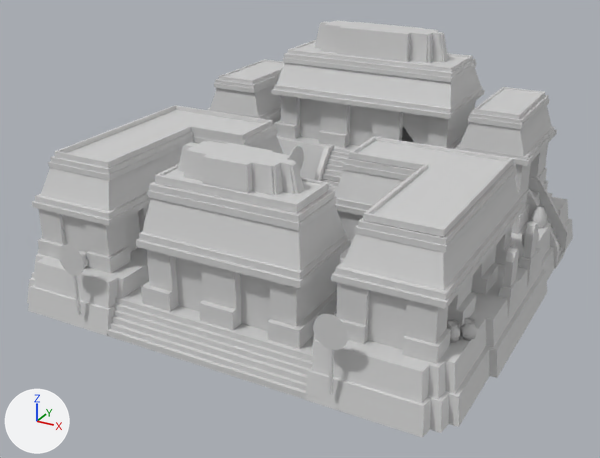
The COLLADA model art/meshes/structural/maya_protoclassic/palacio.dae as it was, and as the next commit left it.
Both versions are drawn from a camera (50 mm lens) standing at (23.0, -45.1, 23.9) and looking at (-0.6, -2.1, 2.5). The lights are fixed; the arrows at lower left show +X, +Y and +Z. Vertices at the same position are counted once.

Names of what the first picture shows: 'palace_1'.
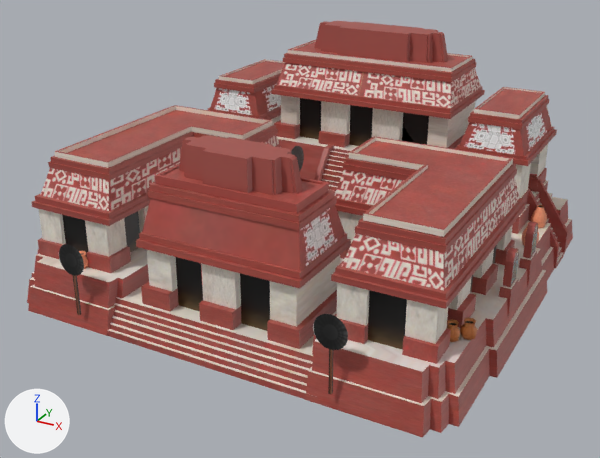
Where the change shows, as pixel boxes [x1, y1, x2, y2] in the pictures (600 x 458 px; the box of a moved part takes in the faces that stretch with it):
'palace_1', surface changed, reshaped (grey to brown): [27, 21, 573, 437] in both
part 1 of me_cubo_448, moved or reshaped: before [178, 141, 304, 195]; after [179, 135, 303, 195]

What changed in the scene script:
```text
Add img_maya_protoclassic_struct_png:
    img_maya_protoclassic_struct_png = load_image('maya_protoclassic_struct.png', '../../../textures/skins/structural/maya_protoclassic_struct.png', 2048, 1024, 'sRGB')
Change mat_textura_finais_maia_010:
    remove mat_textura_finais_maia_010.base_color = (0.64, 0.64, 0.64)  # light grey #d1d1d1
    add mat_textura_finais_maia_010.texture = img_maya_protoclassic_struct_png
Change me_cubo_448:
    where me_cubo_448.from_pydata(...)  # 3404 vertices, 5357 faces; spans x -14.6..14.2, y -14.4..14.5, z -1.0..13.6
    used by ob_palace_1; location = (0.0, 0.0, 0.0)
    me_cubo_448 part 1: the loose piece of 110 vertices spanning x -3.9..3.8, y -11.4..-8.5, z 8.3..10.0 is scaled about its middle by (1, 1, 1.52), then moved by (0.0, 0.0, -0.1)
```
